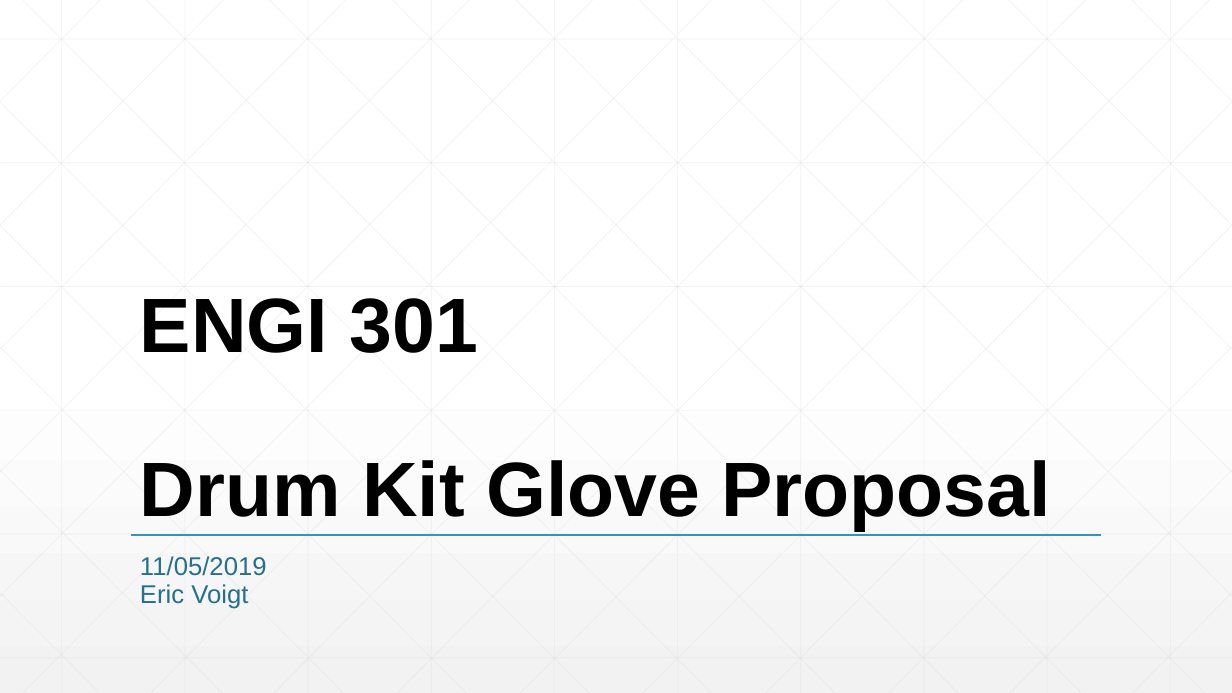
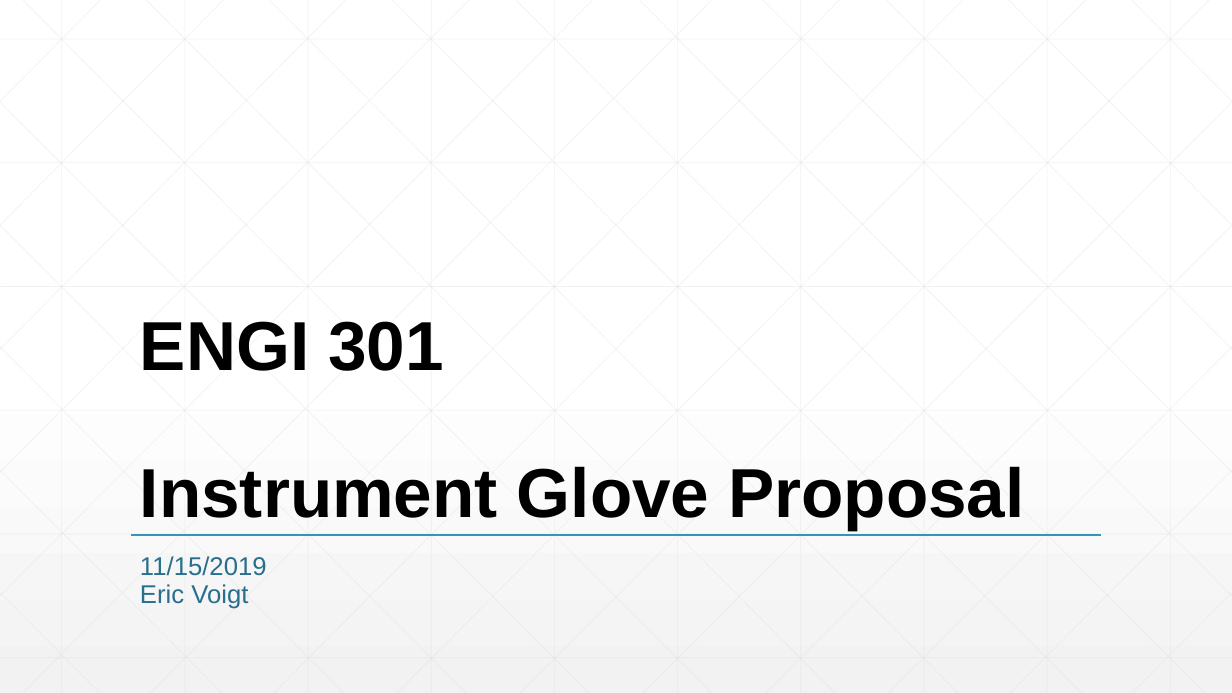
Before and after one commit to voigteric/ENGI301, a slide deck: slide 1 of project_1/docs/Voigt_Eric_ENGI301_revised_project_proposal.pptx. Drawn at 1232x693 pixels with LibreOffice and Linux fonts; fonts in the diff are those of the drawing. Boxes give left, top, right and bottom in pixels: in the first picture for what was removed or moved away, otherwise in the second. Text is boxed around its words. In the diff, an @@ line names an element or a change of style, - is before the commit and + after.

```diff
--- a/project_1/docs/Voigt_Eric_ENGI301_revised_project_proposal.pptx
+++ b/project_1/docs/Voigt_Eric_ENGI301_revised_project_proposal.pptx
@@ title at [140,321,1025,530]: text changed; size 60 to 54 pt @@
-ENGI 301
-Drum Kit Glove Proposal
+ENGI 301
+Instrument Glove Proposal
@@ subtitle at [140,556,267,576]: text changed @@
-11/05/2019
+11/15/2019
```
Also in this commit, not shown: 1 other slide changed, 4 other files.
